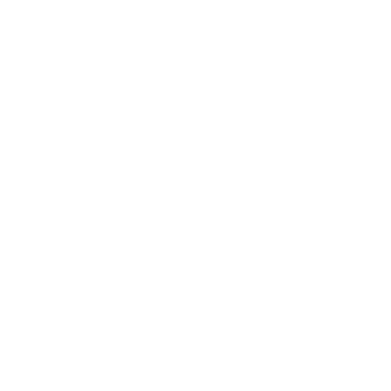
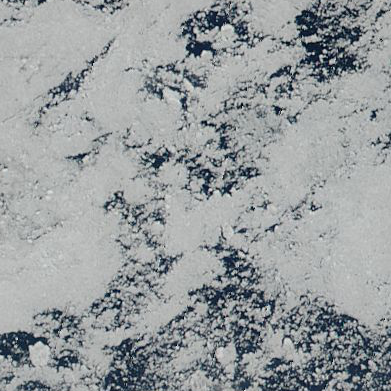
Layer changes from the first 391 × 391 image to the second:
added layer "232_chukchi-east_siberian_sea_100km_20180809.aqua.truecolor.250m" above "Background" over (x1=0, y1=0, x2=391, y2=391)
